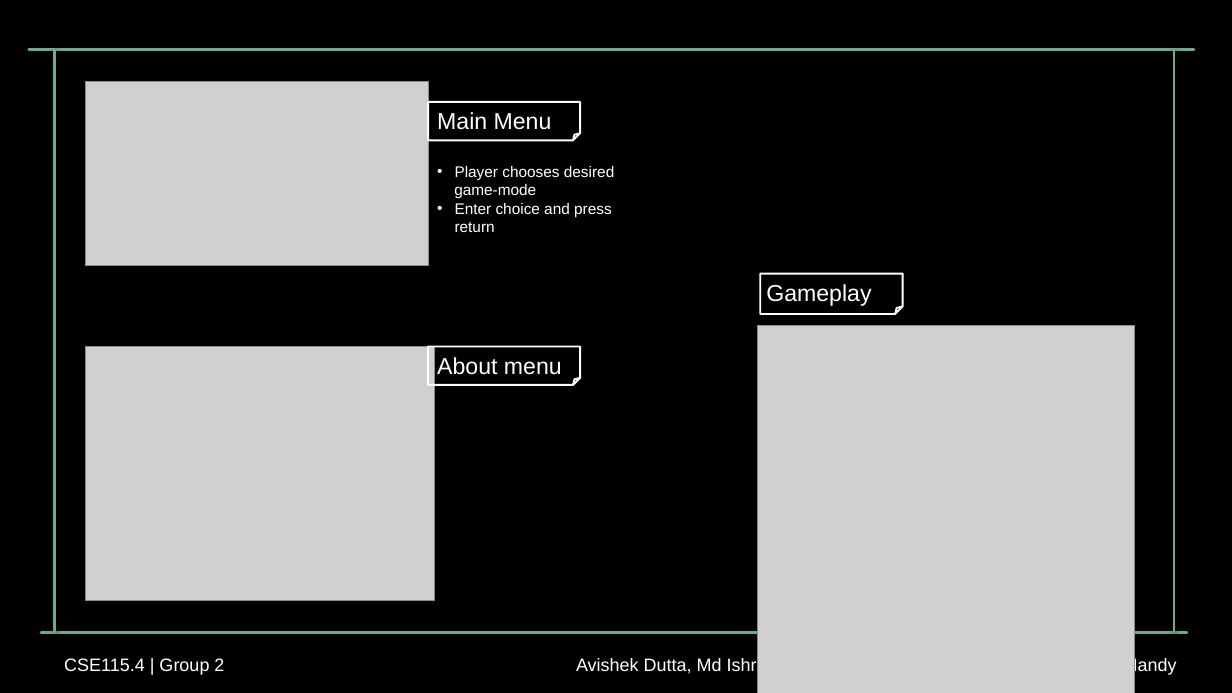
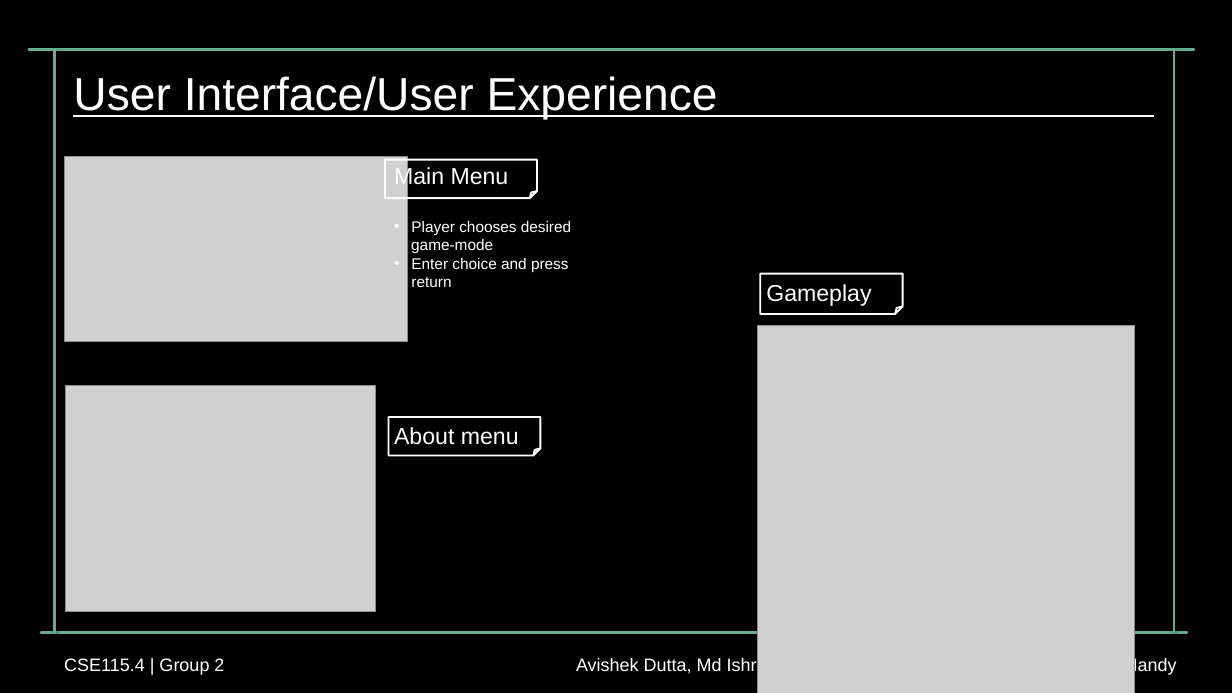
Before and after one commit to tyroruyk/tictacx, a slide deck: slide 6 of others/update_presentation.pptx. Drawn at 1232x693 pixels with LibreOffice and Linux fonts; fonts in the diff are those of the drawing; grey boxes stand for pictures; background and template pictures are left out. Boxes give left, top, right and bottom in pixels: in the first picture for what was removed or moved away, otherwise in the second. Text is boxed around its words. In the diff, an @@ line names an element or a change of style, - is before the commit and + after.

```diff
--- a/others/update_presentation.pptx
+++ b/others/update_presentation.pptx
@@ text added at box(73, 76, 718, 120), 36 pt, text #FFFFFF, underline @@
+User Interface/User Experience
@@ picture: place and size @@
-picture at box(85, 81, 429, 266)
+picture at box(65, 157, 409, 342)
@@ text "Main Menu": place and size @@
-text "Main Menu" at box(437, 112, 614, 232)
+text "Main Menu" at box(394, 166, 571, 287)
@@ folded corner: place and size @@
-folded corner at box(428, 102, 579, 140)
+folded corner at box(385, 160, 537, 199)
@@ picture: place and size @@
-picture at box(85, 347, 434, 601)
+picture at box(65, 386, 375, 613)
@@ text "About menu": place and size @@
-text "About menu" at box(437, 357, 562, 375)
+text "About menu" at box(394, 427, 519, 445)
@@ folded corner: place and size @@
-folded corner at box(428, 347, 579, 385)
+folded corner at box(388, 417, 540, 456)
```
